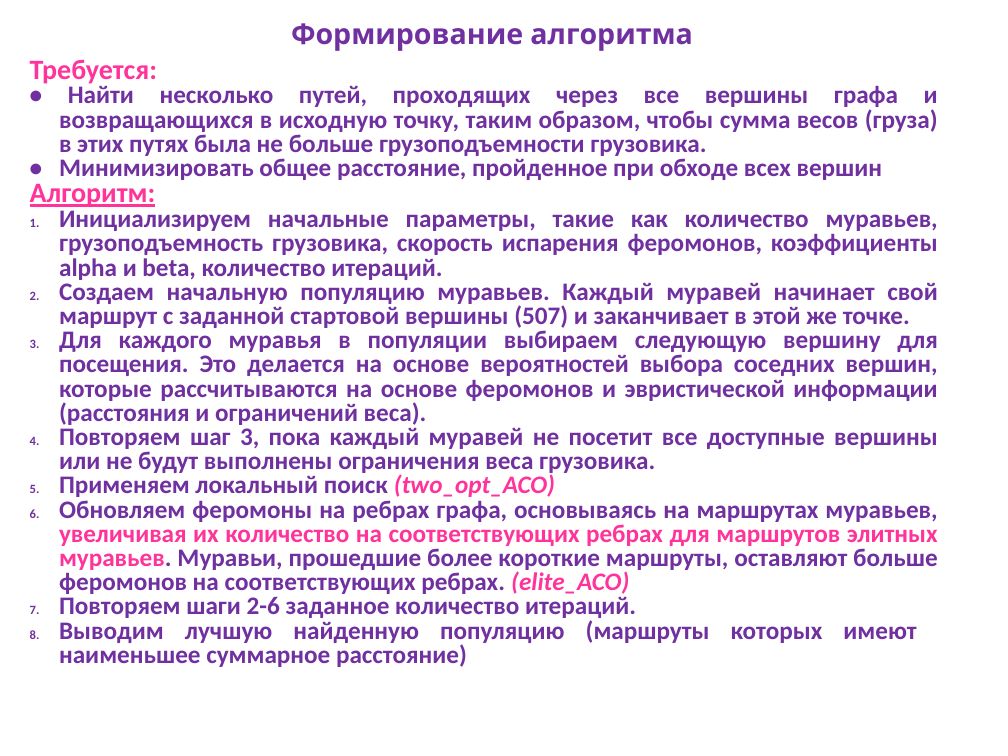
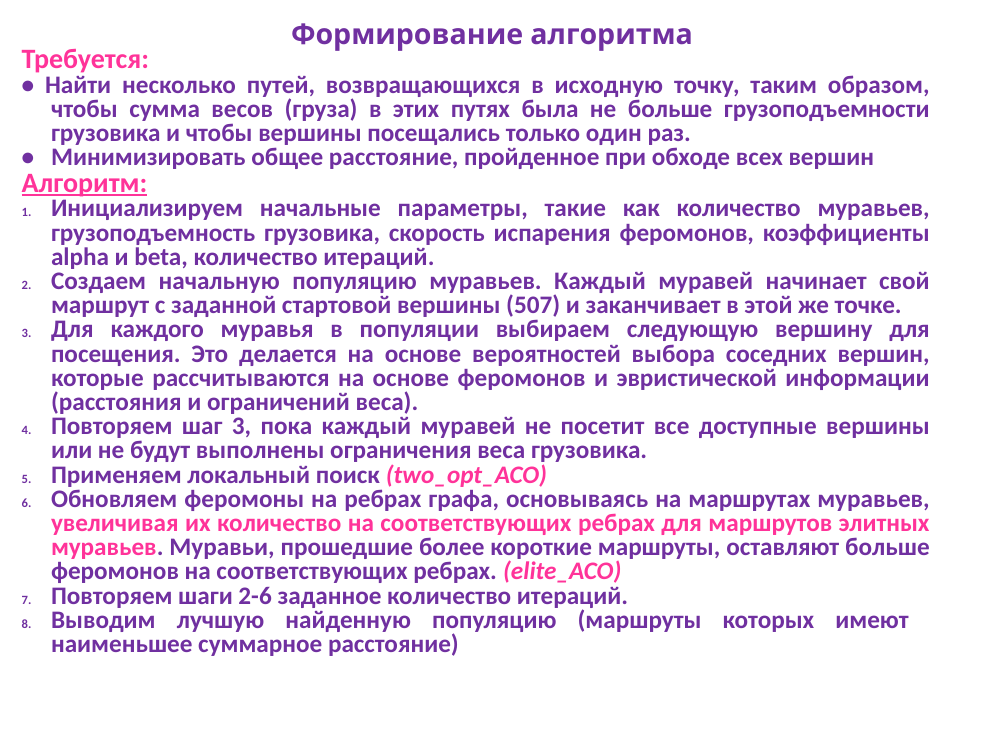
Before and after one commit to Bugdol/wild3, a slide deck: slide 8 of Презентация Долуханян.ppt. Drawn at 1008x756 pixels with LibreOffice and Linux fonts; fonts in the diff are those of the drawing; background and template pictures are left out. Boxes give left, top, right and bottom in pixels: in the first picture for what was removed or moved away, otherwise in the second. Text is boxed around its words. In the diff, an @@ line names an element or a change of style, - is before the commit and + after.

```diff
--- a/Презентация Долуханян.ppt
+++ b/Презентация Долуханян.ppt
@@ text "Требуется:" moved from (x1=30, y1=59, x2=938, y2=667) to (x1=22, y1=48, x2=930, y2=656) @@
@@ text at (x1=45, y1=72, x2=930, y2=148): text changed @@
-• Найти несколько путей, проходящих через все вершины графа и возвращающихся в исходную точку, таким образом, чтобы сумма весов (груза) в этих путях была не больше грузоподъемности грузовика.
+• Найти несколько путей, возвращающихся в исходную точку, таким образом, чтобы сумма весов (груза) в этих путях была не больше грузоподъемности грузовика и чтобы вершины посещались только один раз.
```
Also in this commit, not shown: 2 other slides changed.
